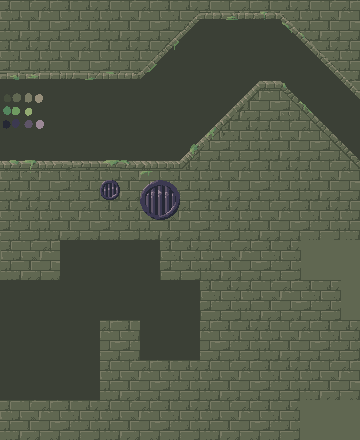
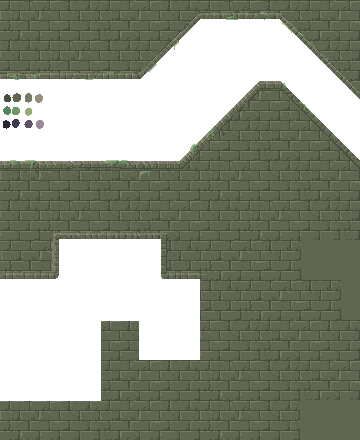
Layered file, before and after one edit (360px x 440px). Changes by layer:
painted on "Paint Layer 7" over (0, 19, 360, 320)
hid "Paint Layer 9" over (0, 128, 212, 256)
painted on "lines" (1st of 2, in "Group 5") over (0, 19, 360, 401)
hid "Paint Layer 2", painted on it over (0, 19, 360, 401)
